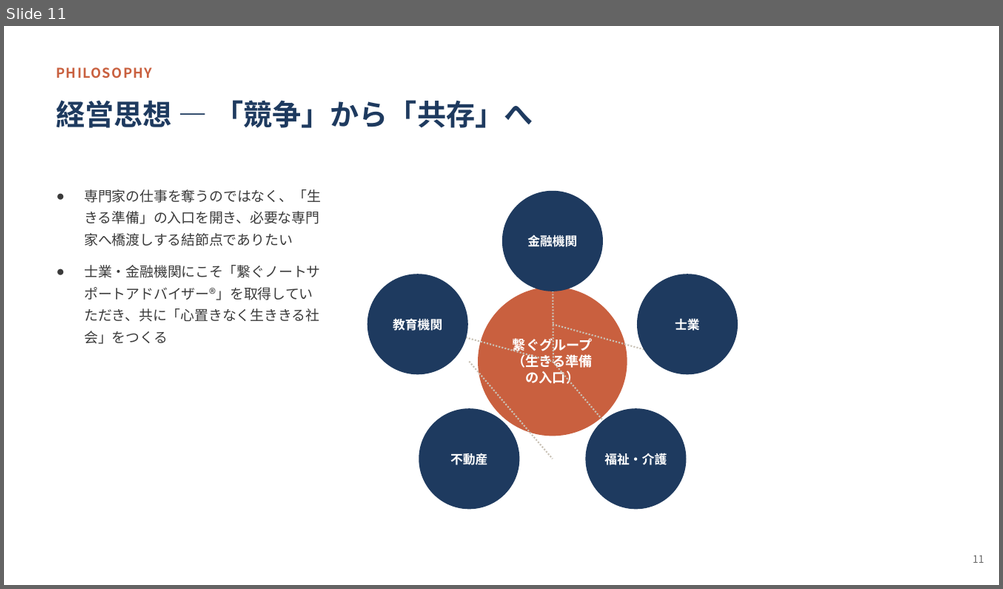
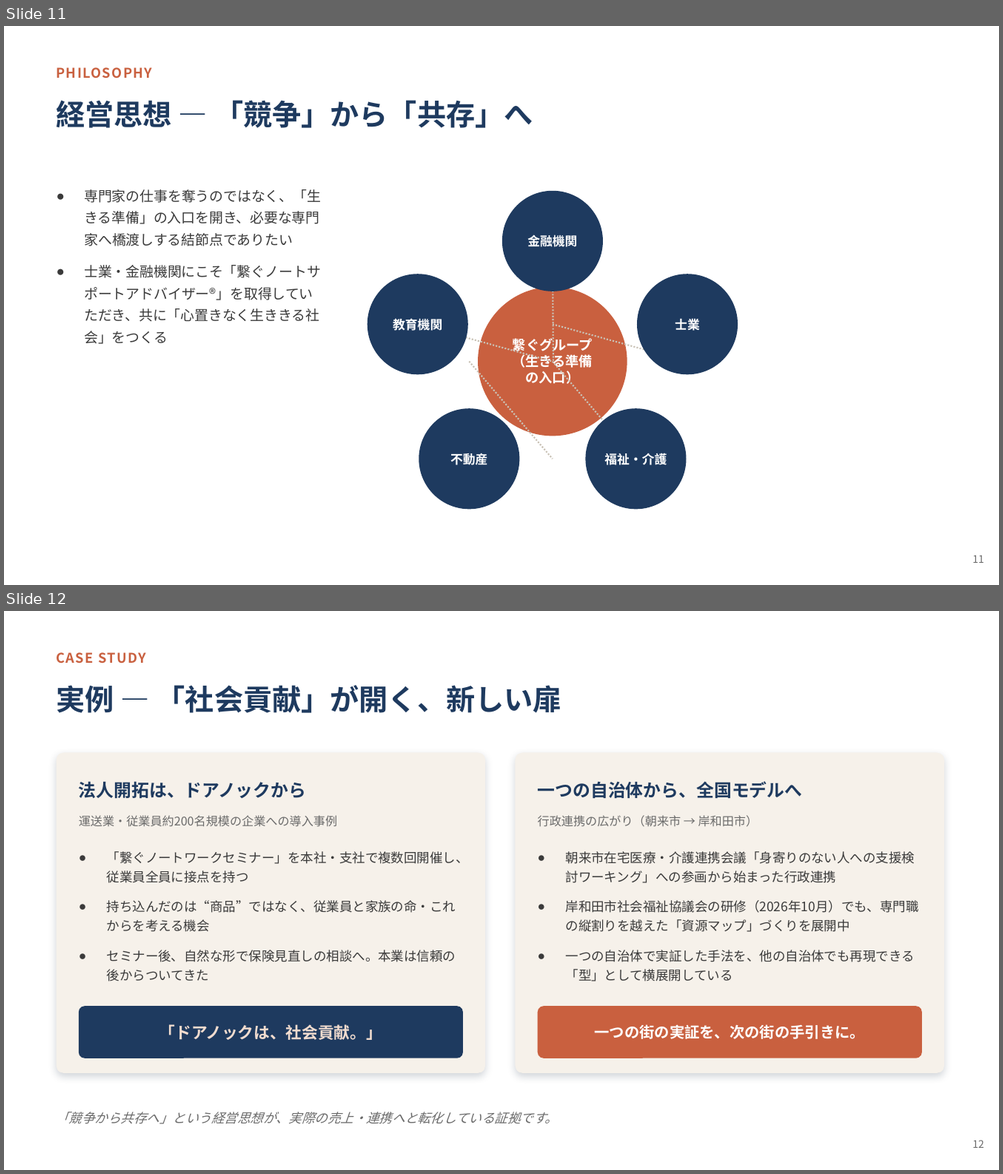
Before and after one commit to Megu124/tsunagusouzoku, a slide deck: manuscript/革新ビジネスアワード2026_プレゼン資料.pptx. Shown one above the other, each under a label of ours: slide 11 before the commit, slides 11 and 12 after it. The pictures are 1003x589 and 1003x1174 pixels, drawn with LibreOffice and Linux fonts; fonts in the diff are those of the drawing. Boxes give left, top, right and bottom in pixels: in the first picture for what was removed or moved away, otherwise in the second. Text is boxed around its words. In the diff, an @@ line names an element or a change of style, - is before the commit and + after.

```diff
--- a/manuscript/革新ビジネスアワード2026_プレゼン資料.pptx
+++ b/manuscript/革新ビジネスアワード2026_プレゼン資料.pptx
@@ slide 12 added at bbox=[4, 611, 999, 1170], background #FFFFFF @@
@@ text added at bbox=[57, 652, 147, 664], 13 pt, text #C9603F, bold @@
+CASE STUDY
@@ text added at bbox=[57, 685, 562, 713], 28 pt, text #1E3A5F, bold @@
+実例 ― 「社会貢献」が開く、新しい扉
@@ rounded rectangle added at bbox=[57, 753, 485, 1073], fill #F6F1EA @@
@@ rounded rectangle added at bbox=[515, 753, 944, 1073], fill #F6F1EA @@
@@ text added at bbox=[79, 781, 306, 798], 17 pt, text #1E3A5F, bold @@
+法人開拓は、ドアノックから
@@ text added at bbox=[538, 781, 802, 798], 17 pt, text #1E3A5F, bold @@
+一つの自治体から、全国モデルへ
@@ text added at bbox=[79, 815, 337, 827], 11.5 pt, text #6B6B6B @@
+運送業・従業員約200名規模の企業への導入事例
@@ text added at bbox=[538, 815, 758, 827], 11.5 pt, text #6B6B6B @@
+行政連携の広がり（朝来市 → 岸和田市）
@@ text added at bbox=[107, 851, 469, 982], 12.5 pt, text #3A3A3A @@
+● 「繋ぐノートワークセミナー」を本社・支社で複数回開催し、従業員全員に接点を持つ
+● 持ち込んだのは“商品”ではなく、従業員と家族の命・これからを考える機会
+● セミナー後、自然な形で保険見直しの相談へ。本業は信頼の後からついてきた
@@ text added at bbox=[566, 851, 919, 982], 12.5 pt, text #3A3A3A @@
+● 朝来市在宅医療・介護連携会議「身寄りのない人への支援検討ワーキング」への参画から始まった行政連携
+● 岸和田市社会福祉協議会の研修（2026年10月）でも、専門職の縦割りを越えた「資源マップ」づくりを展開中
+● 一つの自治体で実証した手法を、他の自治体でも再現できる「型」として横展開している
@@ rounded rectangle added at bbox=[79, 1006, 463, 1059], fill #1E3A5F @@
@@ rounded rectangle added at bbox=[538, 1006, 922, 1059], fill #C9603F @@
@@ text added at bbox=[159, 1025, 382, 1040], 15.5 pt, text #F1DCCF, bold @@
+「ドアノックは、社会貢献。」
@@ text added at bbox=[594, 1025, 865, 1039], 14.5 pt, text #FFFFFF, bold @@
+一つの街の実証を、次の街の手引きに。
@@ text added at bbox=[57, 1112, 558, 1125], 12.5 pt, text #6B6B6B, italic @@
+「競争から共存へ」という経営思想が、実際の売上・連携へと転化している証拠です。
@@ text added at bbox=[972, 1140, 984, 1148], 10 pt, text #6B6B6B @@
+12
```
Also in this commit, not shown: 1 slide changed.
